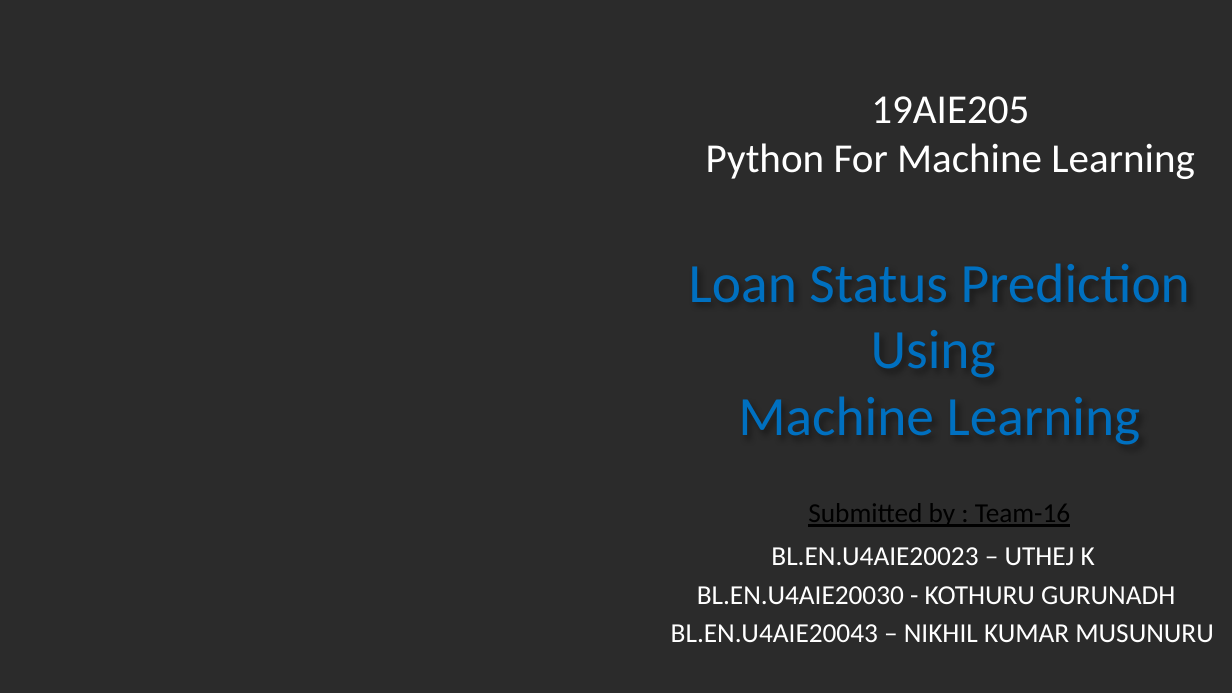
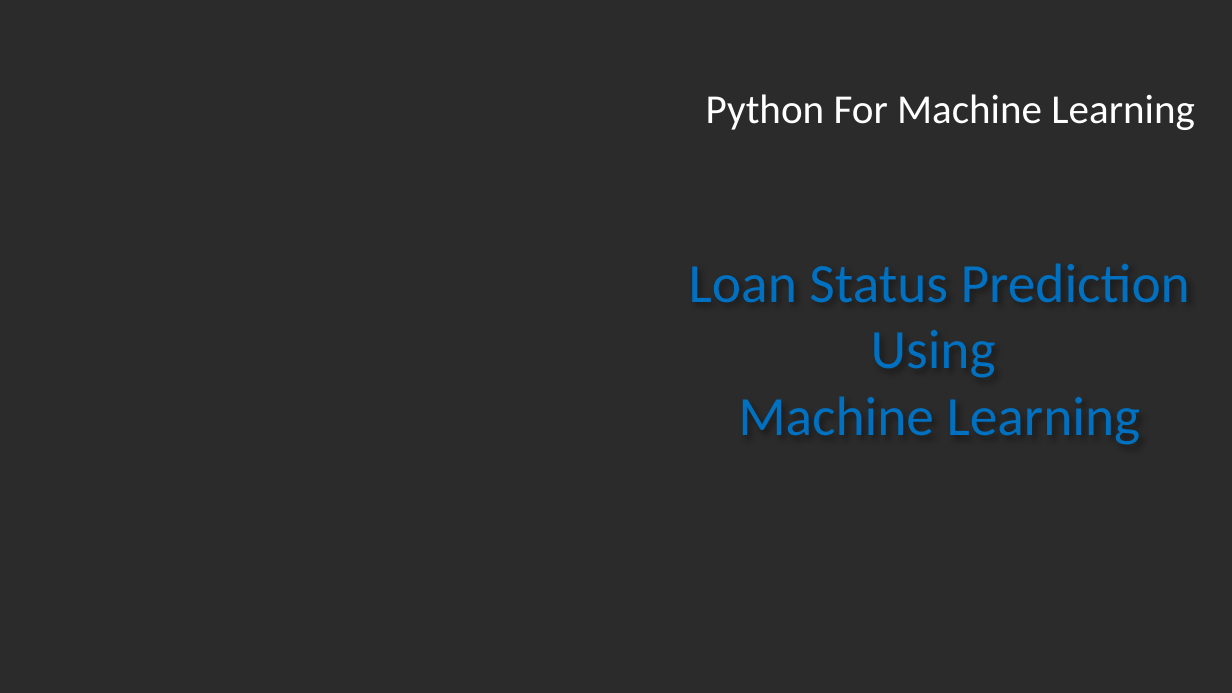
Before and after one commit to uthejk-2609/Loan-Prediction-Using-Machine-Learning-Algoritm, a slide deck: slide 1 of Team16_PML_PPT.pptx. Drawn at 1232x693 pixels with LibreOffice and Linux fonts; fonts in the diff are those of the drawing; background and template pictures are left out; a plain dark background stands for a picture behind light text. Boxes give left, top, right and bottom in pixels: in the first picture for what was removed or moved away, otherwise in the second. Text is boxed around its words. In the diff, an @@ line names an element or a change of style, - is before the commit and + after.

```diff
--- a/Team16_PML_PPT.pptx
+++ b/Team16_PML_PPT.pptx
@@ text at (x1=871, y1=96, x2=1029, y2=124): paragraph removed @@
-19AIE205
@@ subtitle removed at (x1=671, y1=503, x2=1213, y2=642) @@
-Submitted by : Team-16
-BL.EN.U4AIE20023 – UTHEJ K
-BL.EN.U4AIE20030 - KOTHURU GURUNADH
-BL.EN.U4AIE20043 – NIKHIL KUMAR MUSUNURU
```
